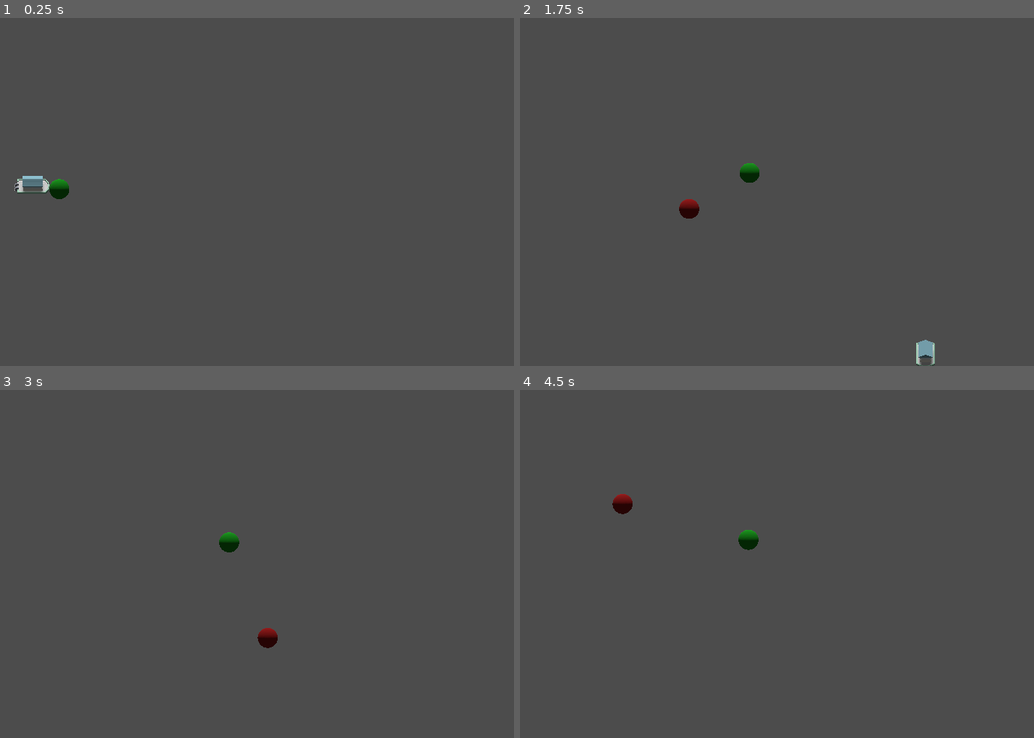
Above: before the commit, frames 1-4 (two rows, left to right).
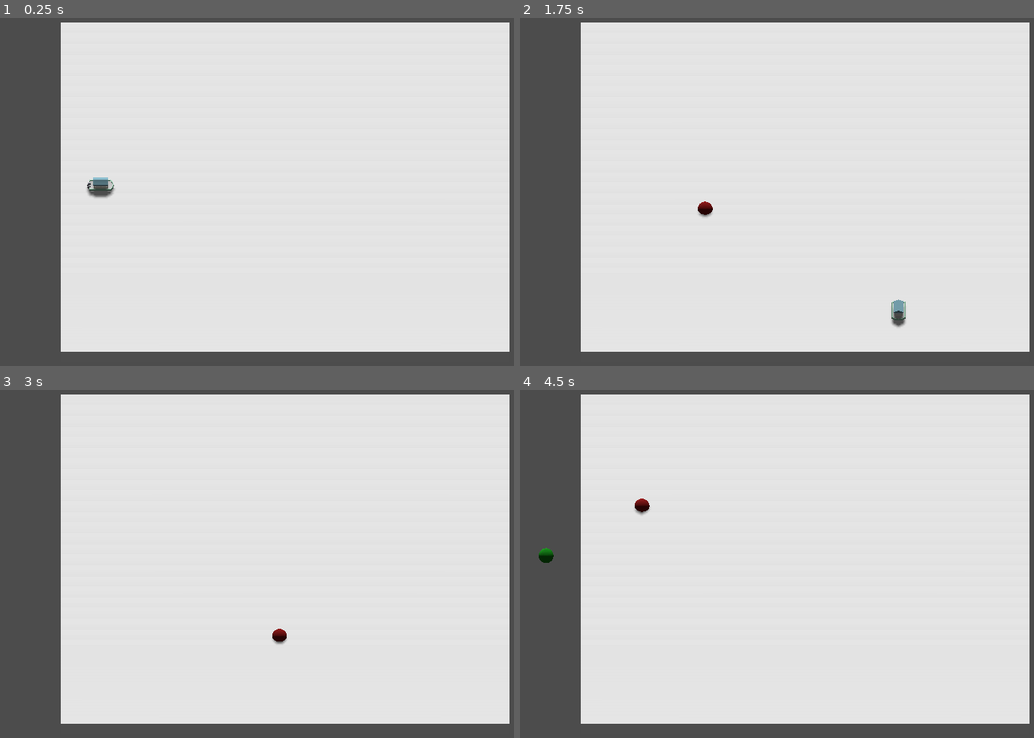
Above: after the commit, the same moments.

Repository: colorizer/Navis-plus
Game: Godot game, scene res://Main.tscn
The game is run twice, just before and just after one commit, with the same random seed, the same clock (stepped at 60 frames per second) and the same inputs. The project has no main scene, so this scene is started directly.
Inputs (mouse positions are in pixels of both pictures, inside the frame that each line leads up to):
- Up to frame 1 (0.25 s): no input
- Up to frame 2 (1.75 s): tap Enter at 0.5 s; move the mouse to (951, 174) at 0.52 s; press the mouse at (951, 174) at 0.53 s; hold D (move_right) 0.53-1.28 s; move the mouse to (699, 209) at 1.27 s; release the mouse at (699, 209) at 1.28 s; hold S (move_back) from 1.28 s (still down); click (699, 209) at 1.35 s
- Up to frame 3 (3 s): move the mouse to (359, 487) at 2.02 s; release S (move_back) at 2.03 s; press the mouse at (359, 487) at 2.03 s; hold D (move_right) 2.03-2.78 s; tap Space at 2.75 s; move the mouse to (272, 633) at 2.77 s; release the mouse at (272, 633) at 2.78 s; hold W (move_forward) from 2.78 s (still down); click (272, 633) at 2.85 s
- Up to frame 4 (4.5 s): tap Enter at 3.5 s; move the mouse to (998, 616) at 3.52 s; release W (move_forward) at 3.53 s; press the mouse at (998, 616) at 3.53 s; hold A (move_left) from 3.53 s (still down); tap Space at 4.25 s; move the mouse to (638, 511) at 4.27 s; release the mouse at (638, 511) at 4.28 s; click (638, 511) at 4.35 s

The runs differ from the first frame. In frame 1, 83% of the frame differs, in the area x 2-100%, y 1-96%; in frame 2, 83%; in frame 3, 83%; in frame 4, 83%.

Commit message:
A working mousetrack

Diff:
--- a/Squash the Creep/squash_the_creeps_start/Main.gd
+++ b/Squash the Creep/squash_the_creeps_start/Main.gd
@@ -15,12 +15,9 @@
 
 func _physics_process(delta):
 	mouse_path()
-	if Input.is_action_just_released("Click"):
+	if !Input.is_action_pressed("Click"):
 		followmouse(delta)
 
-# Called every frame. 'delta' is the elapsed time since the previous frame.
-#func _process(delta):
-#	pass
 
 func mouse_path():
 	var ray_length = 1000
@@ -29,12 +26,15 @@
 	var from = camera.project_ray_origin(mouse_pos)
 	var to = from + camera.project_ray_normal(mouse_pos) * ray_length
 	var cursor_pos = dropPlane.intersects_ray(from,to)
+#	cursor_pos.y = 1.0
+#	if Input.is_action_just_pressed("Click"):
+#		mousepath.global_transform.origin = cursor_pos
 	if Input.is_action_pressed("Click"):
 		mousepath.curve.add_point(cursor_pos)
 		print(mousepath.curve.get_point_count())
 	cursor.global_transform.origin = cursor_pos
 
 func followmouse(delta):
-	mousefollow.set_offset(mousefollow.get_offset() + 5*delta)
+	mousefollow.set_offset(mousefollow.get_offset() + 10*delta)
 	print(mousefollow.get_offset())
 	pass
--- a/Squash the Creep/squash_the_creeps_start/Main.tscn
+++ b/Squash the Creep/squash_the_creeps_start/Main.tscn
@@ -14,9 +14,9 @@
 [sub_resource type="SpatialMaterial" id=4]
 albedo_color = Color( 0.545098, 0.0352941, 0.0352941, 1 )
 
-[sub_resource type="Curve3D" id=5]
+[sub_resource type="Curve3D" id=7]
 _data = {
-"points": PoolVector3Array( -1, 0, -8, 1, 0, 8, 0, 0, 0 ),
+"points": PoolVector3Array( 0, 0, 0, 0, 0, 0, -24.6, 2, -0.1 ),
 "tilts": PoolRealArray( 0 )
 }
 
@@ -27,7 +27,7 @@
 script = ExtResource( 2 )
 
 [node name="Ground" type="StaticBody" parent="."]
-visible = false
+transform = Transform( 1, 0, 0, 0, 1, 0, 0, 0, 1, 25, 0, 0 )
 
 [node name="CollisionShape" type="CollisionShape" parent="Ground"]
 transform = Transform( 1, 0, 0, 0, 1, 0, 0, 0, 1, 0, 1, 0 )
@@ -46,27 +46,24 @@
 transform = Transform( 1, 0, 0, 0, 0.999051, 0.0435496, 0, -0.0435496, 0.999051, 0, 50, 58.9727 )
 
 [node name="Camera" type="Camera" parent="CameraPivot"]
-transform = Transform( 1, 0, 0, 0, 0.707107, 0.707107, 0, -0.707107, 0.707107, 0, 14.8487, -0.52969 )
+transform = Transform( 1, 0, 0, 0, 0.707107, 0.707107, 0, -0.707107, 0.707107, 27, -3.39299, -18.341 )
 projection = 1
-size = 35.0
-near = 0.01
+size = 47.0
 
 [node name="Cursor" type="MeshInstance" parent="."]
-transform = Transform( 1, 0, 0, 0, 1, 0, 0, 0, 1, -23, 2, 0 )
+transform = Transform( 1, 0, 0, 0, 1, 0, 0, 0, 1, 0, 2, 0 )
 mesh = SubResource( 3 )
 material/0 = SubResource( 4 )
 
 [node name="Mouse_path" type="Path" parent="."]
-transform = Transform( 1, 0, 0, 0, 1, 0, 0, 0, 1, -24, 0, 0 )
-curve = SubResource( 5 )
+curve = SubResource( 7 )
 
 [node name="Mouse_follow" type="PathFollow" parent="Mouse_path"]
-transform = Transform( -0.999189, 0, 0.0402755, 0, 1, 0, -0.0402755, 0, -0.999189, -17, 0, 2 )
+transform = Transform( -0.999189, 0, 0.0402755, 0, 1, 0, -0.0402755, 0, -0.999189, 0, 0, 0 )
 
 [node name="Cursor2follow" type="MeshInstance" parent="Mouse_path/Mouse_follow"]
-transform = Transform( 1, 0, 0, 0, 1, 0, 0, 0, 1, -16.9056, 2, 2.68306 )
 mesh = SubResource( 3 )
 material/0 = SubResource( 6 )
 
 [node name="Player" parent="." instance=ExtResource( 1 )]
-transform = Transform( -4.37114e-08, 0, -1, 0, 1, 0, 1, 0, -4.37114e-08, -27, 2, 0 )
+transform = Transform( -4.37114e-08, 0, -1, 0, 1, 0, 1, 0, -4.37114e-08, 0, 2, 0 )
